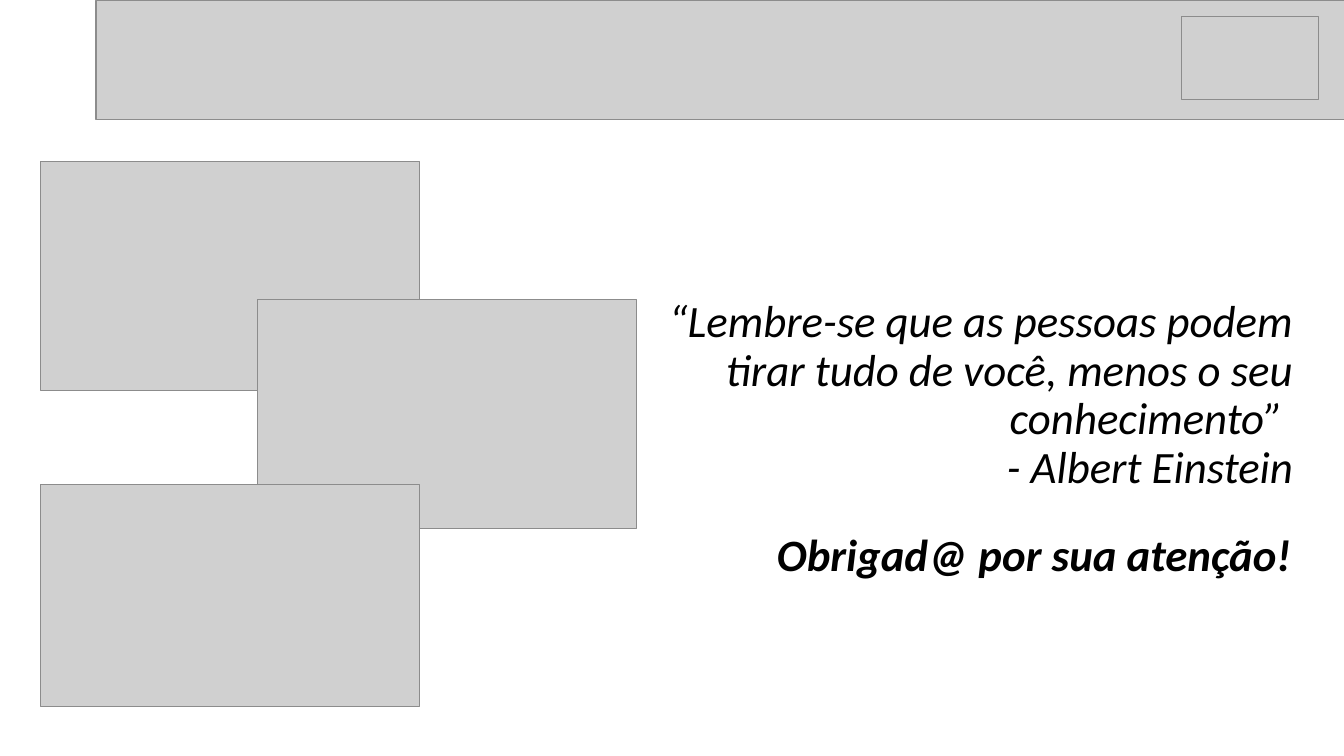
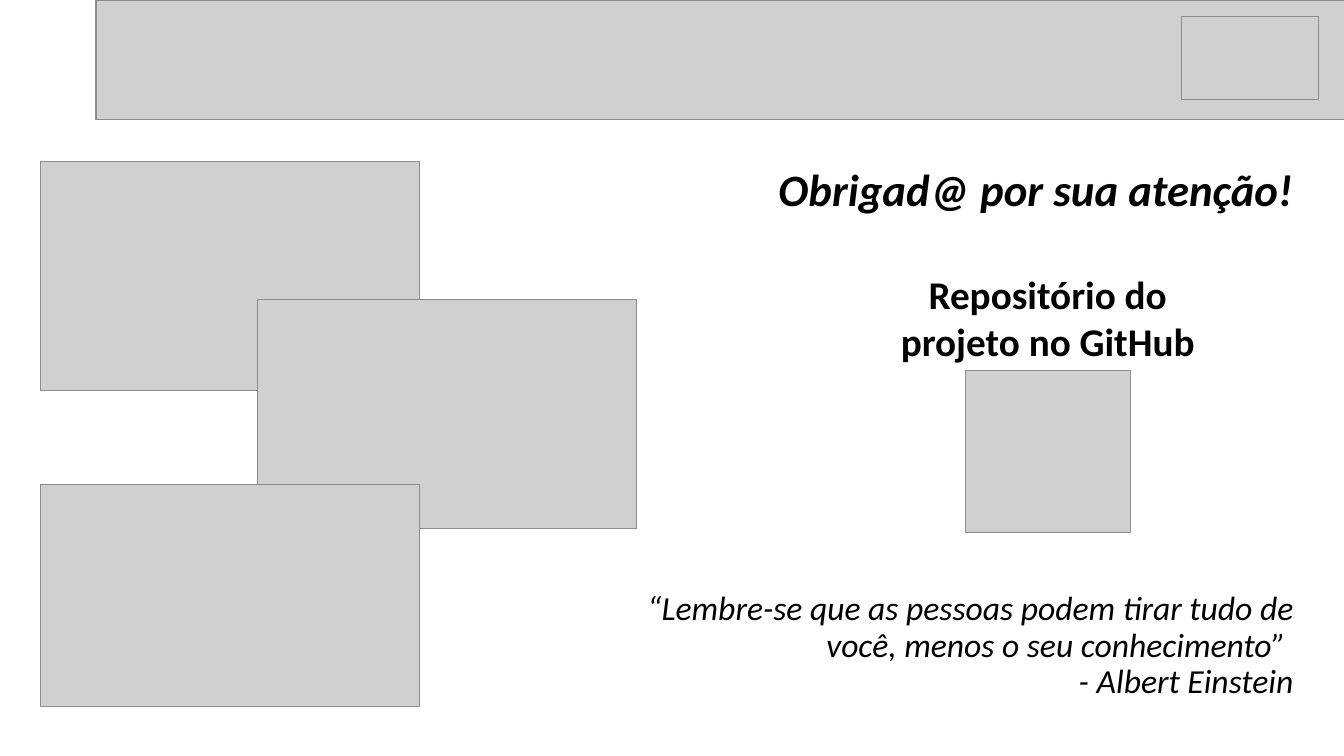
Before and after one commit to ellerolf/ProjetTCCSistemaGuarda, a slide deck: slide 11 of DOCUMENTAÇÃO TCC/Apresentação do TCC.pptx. Drawn at 1344x756 pixels with LibreOffice and Linux fonts; fonts in the diff are those of the drawing; grey boxes stand for pictures. Boxes give left, top, right and bottom in pixels: in the first picture for what was removed or moved away, otherwise in the second. Text is boxed around its words. In the diff, an @@ line names an element or a change of style, - is before the commit and + after.

Commit message:
Atualização do PPT

```diff
--- a/DOCUMENTAÇÃO TCC/Apresentação do TCC.pptx
+++ b/DOCUMENTAÇÃO TCC/Apresentação do TCC.pptx
@@ text "Obrigad@ por sua atenção!": place and size @@
-text "Obrigad@ por sua atenção!" at box(777, 539, 1291, 579)
+text "Obrigad@ por sua atenção!" at box(778, 174, 1292, 214)
@@ text added at box(901, 281, 1195, 363), 28 pt, text #000000, bold @@
+Repositório do projeto no GitHub
@@ picture added at box(966, 370, 1131, 532) @@
@@ title "“Lembre-se que as pessoas podem ...": place and size @@
-title "“Lembre-se que as pessoas podem ..." at box(669, 305, 1293, 484)
+title "“Lembre-se que as pessoas podem ..." at box(647, 596, 1293, 694)
@@ title "“Lembre-se que as pessoas podem ..." at box(647, 596, 1293, 694): size 32 to 24 pt @@
```
